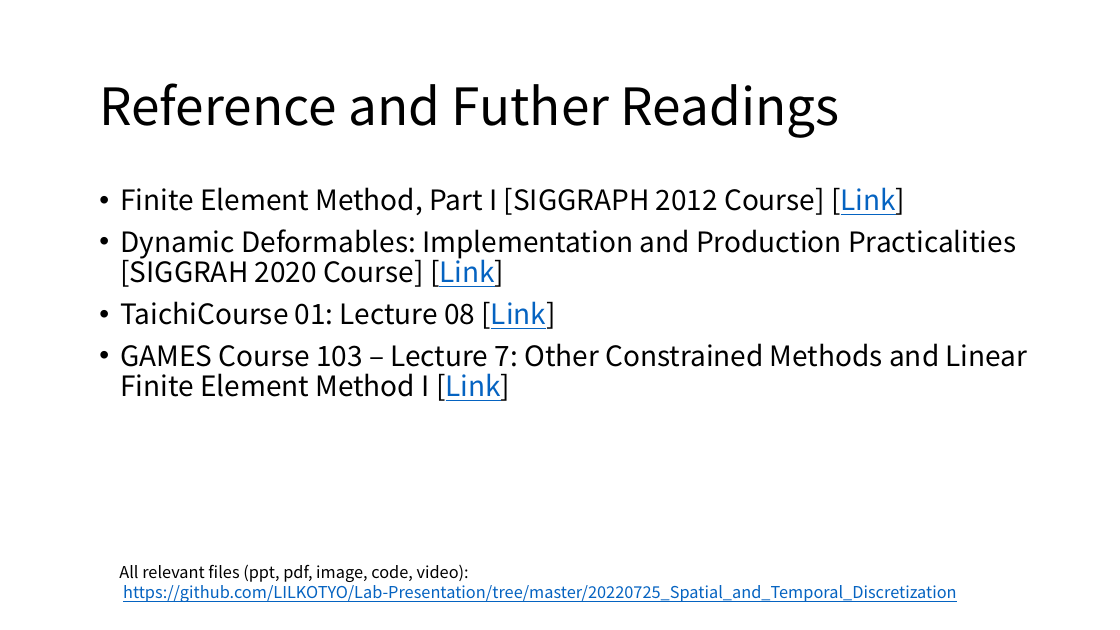
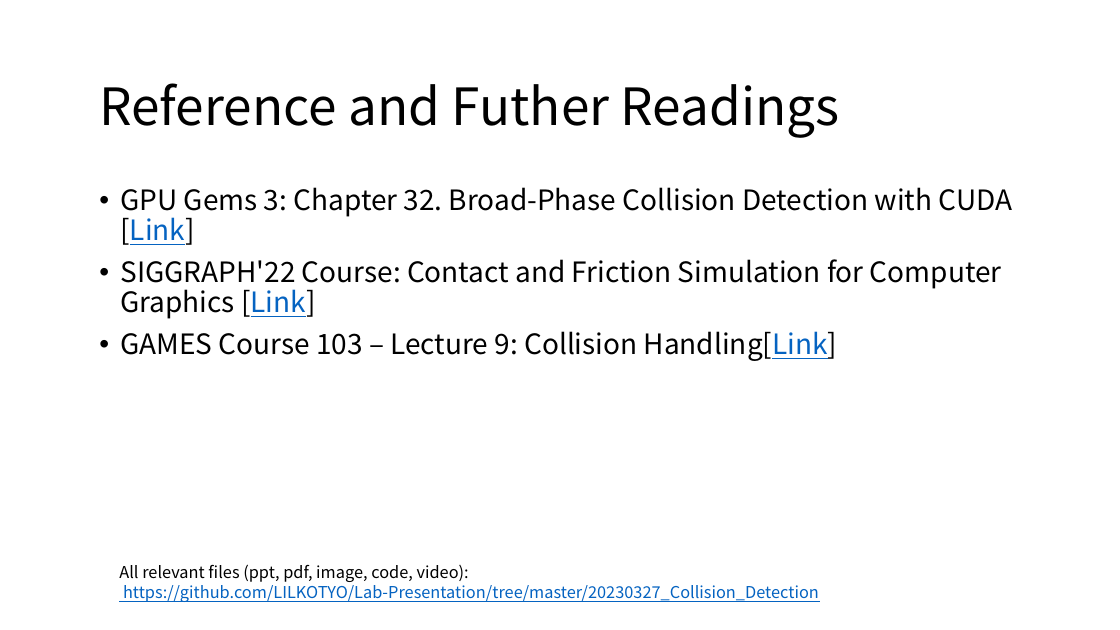
Before and after one commit to LILKOTYO/Lab-Presentation, a slide deck: slide 24 of 20230327_Collision_Detection/Collision_Detection.pptx. Drawn at 1120x630 pixels with LibreOffice and Linux fonts; fonts in the diff are those of the drawing. Boxes give left, top, right and bottom in pixels: in the first picture for what was removed or moved away, otherwise in the second. Text is boxed around its words. In the diff, an @@ line names an element or a change of style, - is before the commit and + after.

Commit message:
update final version ppt

```diff
--- a/20230327_Collision_Detection/Collision_Detection.pptx
+++ b/20230327_Collision_Detection/Collision_Detection.pptx
@@ text at <box>120,187,1013,361</box>: text changed @@
-• Finite Element Method, Part I [SIGGRAPH 2012 Course] [Link]
-• Dynamic Deformables: Implementation and Production Practicalities [SIGGRAH 2020 Course] [Link]
-• TaichiCourse 01: Lecture 08 [Link]
-• GAMES Course 103 – Lecture 7: Other Constrained Methods and Linear Finite Element Method I [Link]
+• GPU Gems 3: Chapter 32. Broad-Phase Collision Detection with CUDA [Link]
+• SIGGRAPH'22 Course: Contact and Friction Simulation for Computer Graphics [Link]
+• GAMES Course 103 – Lecture 9: Collision Handling[Link]
@@ text at <box>123,585,819,602</box>: text changed @@
-https://github.com/LILKOTYO/Lab-Presentation/tree/master/20220725_Spatial_and_Temporal_Discretization
+https://github.com/LILKOTYO/Lab-Presentation/tree/master/20230327_Collision_Detection
```
Also in this commit, not shown: 1 other file.
